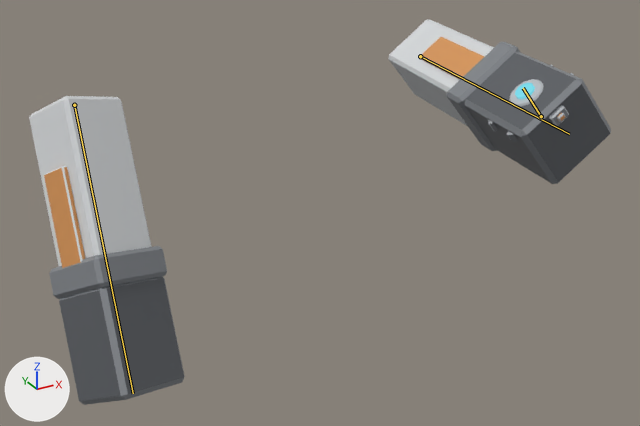
The Blender file Artsource/Phase09A_1/output/FP_PlayerArms.blend, before and after one commit.
Camera for both pictures: a 50 mm lens placed at (-0.619, -1.24, 0.212), pointed at (-0.004, -0.122, -0.347). The axes (+X, +Y, +Z) are drawn at lower left. The lights are the same throughout. The older version comes first. Both versions are drawn at frame 1 of the action 'Wrist_Lower'; the numbers are the values there. The bones that change, and the others that lie on the model, are drawn over the model as lines.

The first picture shows 'GEO_Arm_L', 'GEO_Arm_R', 'GEO_HandBlock_L', 'GEO_HandBlock_R', 'GEO_WristDevice_L'.
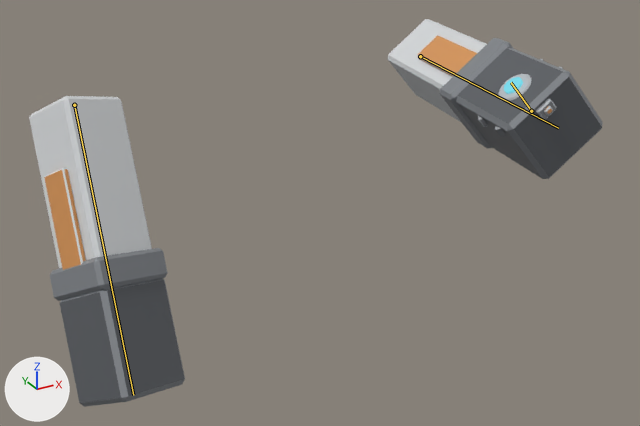
Changed parts and their boxes [x1, y1, x2, y2] in the pictures (640 x 426 px):
```json
{"object": "GEO_HandBlock_R", "change": "posed", "before": [49, 246, 185, 405], "after": [50, 248, 185, 407]}
{"object": "GEO_HandBlock_L", "change": "posed", "before": [447, 42, 611, 184], "after": [440, 38, 603, 179]}
{"object": "GEO_Arm_L", "change": "posed", "before": [389, 20, 494, 126], "after": [388, 19, 487, 123]}
{"object": "GEO_WristDevice_L", "change": "posed", "before": [488, 64, 574, 142], "after": [478, 59, 563, 137]}
{"bone": "Arm_L", "before": "(420, 56) to (569, 134)", "after": "(420, 56) to (558, 128)"}
```

Scene script edits in JSON lines:
```json
{"block": "bone_arm_l", "where": "bone_arm_l = bpy.data.objects['RIG_FPArms'].pose.bones['Arm_L']  # child of 'Root'"}
{"op": "set", "path": "bone_arm_l.rotation_quaternion", "old": "(0.514, -0.327, 0.703, -0.367)", "new": "(0.492, -0.348, 0.708, -0.368)", "note": "degrees (-103, 29, -107) -> degrees (-106, 26, -108)"}
```
